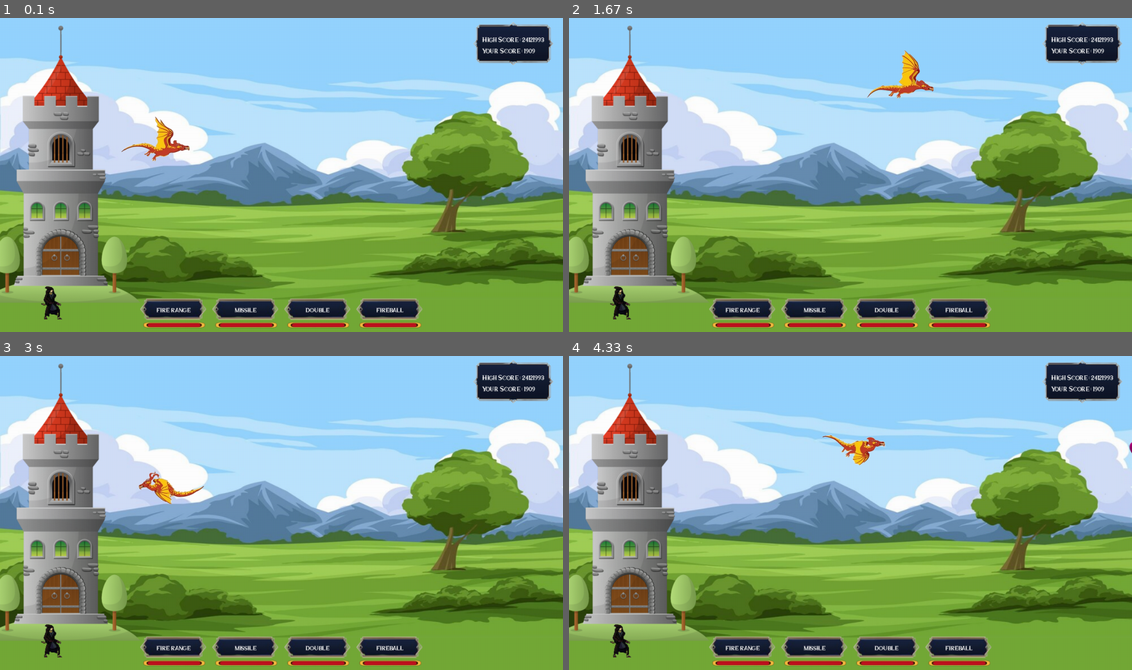
Above: before the commit, frames 1-4 (two rows, left to right).
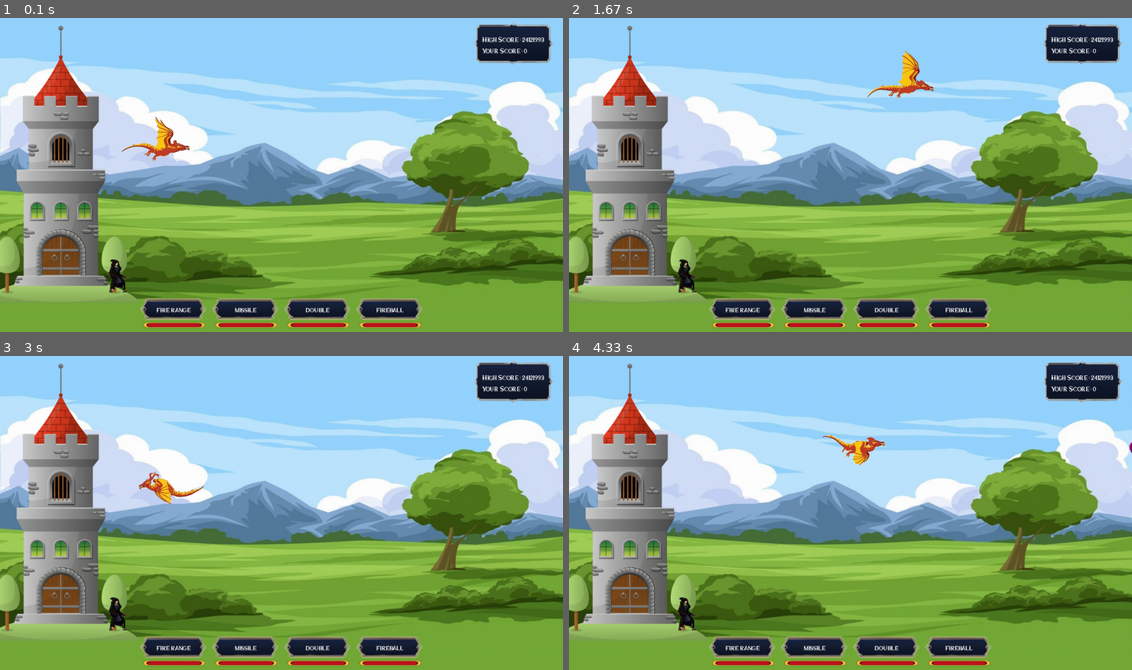
Above: after the commit, the same moments.

Repository: vanny-laure-lamorte/Shmup
Game: pygame game, started from main.py
The game is run twice, just before and just after one commit, with the same random seed, the same clock (stepped at 60 frames per second) and the same inputs.
Inputs:
- Up to frame 1 (0.1 s): no input
- Up to frame 2 (1.67 s): hold Right 0.33-0.8 s; hold Up 0.88-1.18 s; hold Right from 1.22 s (still down)
- Up to frame 3 (3 s): release Right at 1.68 s; hold Left 1.72-2.25 s; hold Down 2.28-2.58 s; hold Left from 2.62 s (still down)
- Up to frame 4 (4.33 s): release Left at 3.02 s; hold Up 3.05-3.42 s; hold Right 3.45-4.08 s; hold Down from 4.12 s (still down)

The runs differ from the first frame. In frame 1, 0.4% of the frame differs, in the area x 7-96%, y 9-97%; in frame 2, 0.4%; in frame 3, 0.4%; in frame 4, 0.4%.

Commit message:
[Ajouter] Le score à la destruction des balons

Diff:
--- a/src/entities/Dragon.py
+++ b/src/entities/Dragon.py
@@ -36,5 +36,5 @@
             if self.dragon_y > 75:
                 self.move_y -= 15
         elif self.moving_down:
-            if self.dragon_y < 350:
+            if self.dragon_y < 330:
                 self.move_y += 15
--- a/src/entities/Wizard.py
+++ b/src/entities/Wizard.py
@@ -16,14 +16,14 @@
 
         self.bolt_list = []
         self.move_wiz_x, self.move_wiz_y = 0, 0
-        self.wizard_x, self.wizard_y = 140, 635
+        self.wizard_x, self.wizard_y = 285, 575
         self.moving_down, self.moving_left, self.moving_right, self.moving_up = False, False, False, False
 
         self.bolt_x, self.bolt_y = 0, 0
 
     def wizard_movement(self):
-        self.wizard_x = self.move_wiz_x + 140
-        self.wizard_y = self.move_wiz_y + 635
+        self.wizard_x = self.move_wiz_x + 285
+        self.wizard_y = self.move_wiz_y + 575
         if self.moving_left:
             if self.wizard_x > 75:
                 self.move_wiz_x -= 15
@@ -34,7 +34,7 @@
             if self.wizard_y > 450:
                 self.move_wiz_y -= 15
         elif self.moving_down:
-            if self.wizard_y < 650:
+            if self.wizard_y < 590:
                 self.move_wiz_y += 15
 
     def wizard_upgrade(self, bonus):
--- a/src/gui/Game.py
+++ b/src/gui/Game.py
@@ -14,6 +14,8 @@
         self.running = True
         self.explosion_list = []
 
+        self.score = 0
+
         self.entity_moving = True # True for Dragon / False for Wizard
         self.dragon_left, self.wizard_left = False, False
 
@@ -34,7 +36,7 @@
         # Score
         self.img_not_center("High Score", 1050, 10, 180, 99, self.rect_high_score)
         self.text_not_center(self.font2, 15, "High Score : 24121993", self.white, 1070, 40)
-        self.text_not_center(self.font2, 15, "Your Score : 1909", self.white, 1070, 65)
+        self.text_not_center(self.font2, 15, f"Your Score : {self.score}", self.white, 1070, 65)
 
         # Missile #160
         self.img_txt_hover("Missile","MISSILE", self.W//2-80, 650, 153, 57, self.rect_option, self.rect_option, self.font2, 13, self.white, self.W//2-80, 650)
@@ -144,6 +146,7 @@
                         del self.fireballs_list[j]
                     else:
                         self.explosion_list.append((balloon_x, balloon_y))
+                        self.score += (10 + self.balloon_health[balloon_type] // 10)
                         del self.balloon_list[i]
                         del self.fireballs_list[j]
 
@@ -153,6 +156,7 @@
                 if event.type == pygame.QUIT:
                     self.running = False
                 if event.type == pygame.KEYDOWN:
+                    print(self.dragon_y, self.wizard_y)
                     if event.key == pygame.K_DOWN:
                         self.moving_down = True
                     elif event.key == pygame.K_UP:
